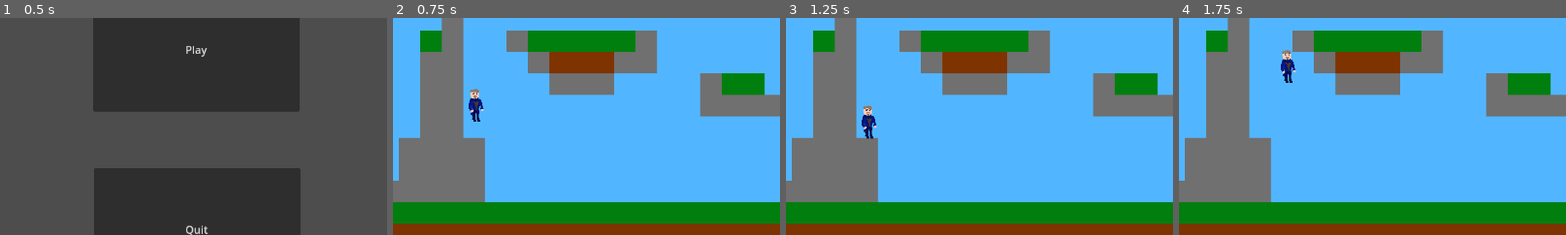
Above: before the commit, frames 1-4 (left to right).
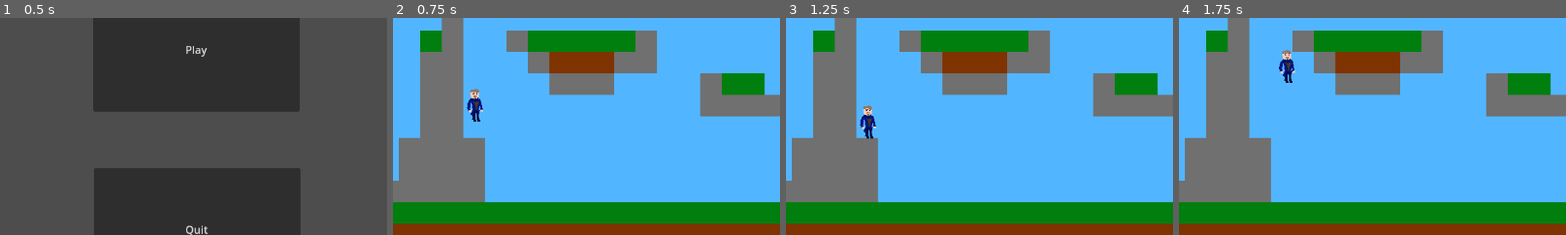
Above: after the commit, the same moments.

Repository: ponito/2DGame
Game: Godot game, scene res://menu.tscn
Two runs of this game, one before a commit and one after it. Both use one fixed random seed, a clock stepped at 60 frames per second and the inputs below.
Inputs:
- Up to frame 1 (0.5 s): no input
- Up to frame 2 (0.75 s): click "Play" at 0.5 s
- Up to frame 3 (1.25 s): no input
- Up to frame 4 (1.75 s): tap Enter (ui_accept) at 1.25, 1.52 s; hold D (Right) from 1.28 s (still down)
The pictures show only the part of the screen within x 27-77%, y 22-72%; the shares and areas given below are measured in that part.

Frame 1 is identical in both runs. In frame 2, less than 0.1% of the frame differs, in the area x 19-24%, y 37-44%; in frame 3, less than 0.1%; in frame 4, 0.1%, in the area x 25-31%, y 19-26%.

Commit message:
Update player.tscn

Diff:
--- a/Player/player.tscn
+++ b/Player/player.tscn
@@ -6,6 +6,74 @@
 [sub_resource type="CapsuleShape2D" id="CapsuleShape2D_6mbgr"]
 radius = 8.0
 height = 50.0
+
+[sub_resource type="Animation" id="Animation_rx1o1"]
+resource_name = "Idle"
+length = 4.0
+loop_mode = 1
+tracks/0/type = "value"
+tracks/0/imported = false
+tracks/0/enabled = true
+tracks/0/path = NodePath("Skeleton2D/hip/spine/armleft1:rotation")
+tracks/0/interp = 1
+tracks/0/loop_wrap = true
+tracks/0/keys = {
+"times": PackedFloat32Array(0, 2.04, 3.94),
+"transitions": PackedFloat32Array(1, 1, 1),
+"update": 0,
+"values": [1.25013, 1.18342, 1.25013]
+}
+tracks/1/type = "value"
+tracks/1/imported = false
+tracks/1/enabled = true
+tracks/1/path = NodePath("Skeleton2D/hip/spine/armright1:rotation")
+tracks/1/interp = 1
+tracks/1/loop_wrap = true
+tracks/1/keys = {
+"times": PackedFloat32Array(0.01, 2.04, 3.95),
+"transitions": PackedFloat32Array(1, 1, 1),
+"update": 0,
+"values": [-1.24121, -1.08906, -1.24121]
+}
+
+[sub_resource type="Animation" id="Animation_oq3ew"]
+resource_name = "Idle1"
+
+[sub_resource type="Animation" id="Animation_7unyw"]
+length = 0.001
+tracks/0/type = "value"
+tracks/0/imported = false
+tracks/0/enabled = true
+tracks/0/path = NodePath("Skeleton2D/hip/spine/armleft1:rotation")
+tracks/0/interp = 1
+tracks/0/loop_wrap = true
+tracks/0/keys = {
+"times": PackedFloat32Array(0),
+"transitions": PackedFloat32Array(1),
+"update": 0,
+"values": [1.25013]
+}
+tracks/1/type = "value"
+tracks/1/imported = false
+tracks/1/enabled = true
+tracks/1/path = NodePath("Skeleton2D/hip/spine/armright1:rotation")
+tracks/1/interp = 1
+tracks/1/loop_wrap = true
+tracks/1/keys = {
+"times": PackedFloat32Array(0),
+"transitions": PackedFloat32Array(1),
+"update": 0,
+"values": [-1.24121]
+}
+
+[sub_resource type="AnimationLibrary" id="AnimationLibrary_7chyy"]
+_data = {
+"Idle": SubResource("Animation_rx1o1"),
+"Idle1": SubResource("Animation_oq3ew"),
+"RESET": SubResource("Animation_7unyw")
+}
+
+[sub_resource type="AnimationRootNode" id="AnimationRootNode_iw70c"]
 
 [node name="CharacterBody2D" type="CharacterBody2D"]
 script = ExtResource("1_yu86q")
@@ -44,16 +112,6 @@
 polygon = PackedVector2Array(40.8186, 39.4912, 40.9292, 56.7478, 40.0443, 57.9646, 35.6195, 57.854, 35.3982, 54.0929, 33.2965, 54.2035, 30.9735, 44.469, 34.1814, 37.8319)
 uv = PackedVector2Array(40.8186, 39.4912, 40.9292, 56.7478, 40.0443, 57.9646, 35.6195, 57.854, 35.3982, 54.0929, 33.2965, 54.2035, 30.9735, 44.469, 34.1814, 37.8319)
 
-[node name="armleft" type="Polygon2D" parent="."]
-position = Vector2(-13, 38)
-rotation = -1.53119
-scale = Vector2(1.02251, 0.980241)
-texture = ExtResource("2_5vrwi")
-skeleton = NodePath("../Skeleton2D")
-polygon = PackedVector2Array(47.9495, 14.9317, 45.1104, 15.7729, 45.7413, 21.1356, 45.7413, 24.6057, 45.3207, 28.9169, 43.6383, 33.5436, 46.1619, 35.9621, 49.9474, 35.4364, 50.0526, 29.3375, 50.0526, 24.5005, 49.632, 20.6099)
-uv = PackedVector2Array(47.9495, 14.9317, 45.1104, 15.7729, 45.7413, 21.1356, 45.7413, 24.6057, 45.3207, 28.9169, 43.6383, 33.5436, 46.1619, 35.9621, 49.9474, 35.4364, 50.0526, 29.3375, 50.0526, 24.5005, 49.632, 20.6099)
-bones = ["hip", PackedFloat32Array(0, 0, 0, 0, 0, 0, 0, 0, 0, 0, 0), "hip/spine", PackedFloat32Array(0, 0, 0, 0, 0, 0, 0, 0, 0, 0, 0), "hip/spine/neck", PackedFloat32Array(0, 0, 0, 0, 0, 0, 0, 0, 0, 0, 0), "hip/spine/armleft1", PackedFloat32Array(0.5, 0.5, 0, 0, 0, 0, 0, 0, 0, 0, 0), "hip/spine/armleft1/armleft2", PackedFloat32Array(0, 0, 0.5, 1, 0.5, 0, 0, 0, 0.5, 1, 0.5), "hip/spine/armleft1/armleft2/armleft3", PackedFloat32Array(0, 0, 0, 0, 0.5, 0.5, 1, 0.5, 0.5, 0, 0), "hip/spine/armright1", PackedFloat32Array(0, 0, 0, 0, 0, 0, 0, 0, 0, 0, 0), "hip/spine/armright1/armright2", PackedFloat32Array(0, 0, 0, 0, 0, 0, 0, 0, 0, 0, 0), "hip/spine/armright1/armright2/armright3", PackedFloat32Array(0, 0, 0, 0, 0, 0, 0, 0, 0, 0, 0)]
-
 [node name="armright" type="Polygon2D" parent="."]
 position = Vector2(8, -49)
 rotation = 1.56826
@@ -63,9 +121,18 @@
 uv = PackedVector2Array(40.2734, 14.7213, 37.0137, 14.4059, 35.4364, 19.5584, 35.0158, 27.0242, 35.9621, 31.9663, 38.8013, 35.7518, 43.7434, 35.4364, 43.8486, 31.6509, 41.6404, 28.8118, 41.6404, 21.4511, 41.7455, 16.1935)
 bones = ["hip", PackedFloat32Array(0, 0, 0, 0, 0, 0, 0, 0, 0, 0, 0), "hip/spine", PackedFloat32Array(0, 0, 0, 0, 0, 0,  …(616 unchanged characters)…
 
+[node name="armleft" type="Polygon2D" parent="."]
+position = Vector2(-15, 36)
+rotation = 4.79942
+texture = ExtResource("2_5vrwi")
+skeleton = NodePath("../Skeleton2D")
+polygon = PackedVector2Array(44.7552, 14.965, 49.5105, 15.8042, 49.9301, 25.1748, 50.3497, 35.8042, 44.4755, 35.5245, 44.0559, 24.1958)
+uv = PackedVector2Array(44.7552, 14.965, 49.5105, 15.8042, 49.9301, 25.1748, 50.3497, 35.8042, 44.4755, 35.5245, 44.0559, 24.1958)
+bones = ["hip", PackedFloat32Array(0, 0, 0, 0, 0, 0), "hip/spine", PackedFloat32Array(0, 0, 0, 0, 0, 0), "hip/spine/neck", PackedFloat32Array(0, 0, 0, 0, 0, 0), "hip/spine/armleft1", PackedFloat32Array(0.37, 0.37, 0, 0, 0, 0), "hip/spine/armleft1/armleft2", PackedFloat32Array(0, 0, 0.74, 0, 0, 0.37), "hip/spine/armleft1/armleft2/armleft3", PackedFloat32Array(0, 0, 0, 0.37, 0.37, 0), "hip/spine/armright1", PackedFloat32Array(0, 0, 0, 0, 0, 0), "hip/spine/armright1/armright2", PackedFloat32Array(0, 0, 0, 0, 0, 0), "hip/spine/armright1/armright2/armright3", PackedFloat32Array(0, 0, 0, 0, 0, 0)]
+
 [node name="Skeleton2D" type="Skeleton2D" parent="."]
 visible = false
-rotation = 0.00839346
+rotation = -0.0503795
 
 [node name="hip" type="Bone2D" parent="Skeleton2D"]
 position = Vector2(-1, 7)
@@ -78,12 +145,14 @@
 [node name="neck" type="Bone2D" parent="Skeleton2D/hip/spine"]
 position = Vector2(0, -7)
 rotation = 0.00507688
+scale = Vector2(1, 1)
 rest = Transform2D(0.999987, 0.00507686, -0.00507686, 0.999987, 0, -7)
 
 [node name="armleft1" type="Bone2D" parent="Skeleton2D/hip/spine"]
 position = Vector2(8.01306, 1.00785)
-rotation = 1.31242
-rest = Transform2D(1, 0, 0, 1, 8.01306, 1.00785)
+rotation = 1.25013
+scale = Vector2(1, 1)
+rest = Transform2D(0.999694, -0.0247592, 0.0247592, 0.999694, 8.01306, 1.00785)
 
 [node name="armleft2" type="Bone2D" parent="Skeleton2D/hip/spine/armleft1"]
 position = Vector2(6.99999, 0.00914718)
@@ -95,8 +164,9 @@
 
 [node name="armright1" type="Bone2D" parent="Skeleton2D/hip/spine"]
 position = Vector2(-5.98693, 0.989555)
-rotation = -1.5497
-rest = Transform2D(1, 0, 0, 1, -5.98693, 0.989555)
+rotation = -1.24121
+scale = Vector2(1, 1)
+rest = Transform2D(0.983123, 0.182942, -0.182942, 0.983123, -5.98693, 0.989555)
 
 [node name="armright2" type="Bone2D" parent="Skeleton2D/hip/spine/armright1"]
 position = Vector2(-7.99999, -0.0104541)
@@ -105,3 +175,16 @@
 [node name="armright3" type="Bone2D" parent="Skeleton2D/hip/spine/armright1/armright2"]
 position = Vector2(-9.00261, 1.98824)
 rest = Transform2D(1, 0, 0, 1, -9.00261, 1.98824)
+
+[node name="AnimationPlayer" type="AnimationPlayer" parent="."]
+libraries = {
+"": SubResource("AnimationLibrary_7chyy")
+}
+autoplay = "Idle"
+
+[node name="AnimationTree" type="AnimationTree" parent="."]
+libraries = {
+"": SubResource("AnimationLibrary_7chyy")
+}
+tree_root = SubResource("AnimationRootNode_iw70c")
+anim_player = NodePath("../AnimationPlayer")
Not shown: 1 places in Player/player.tscn that only renumber resources
